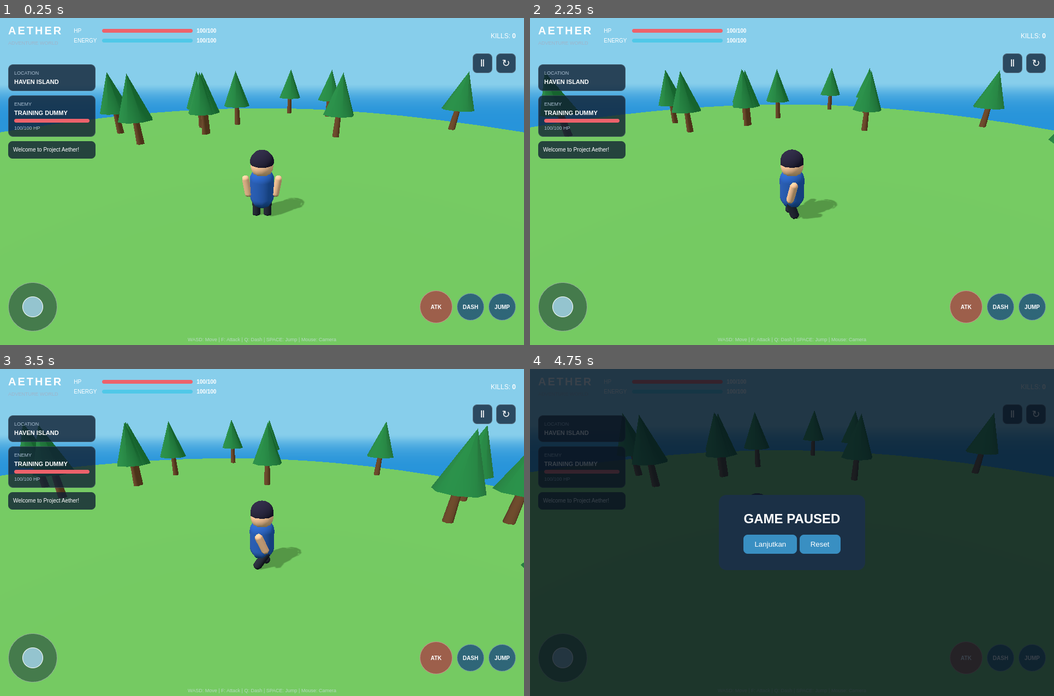
Above: before the commit, frames 1-4 (two rows, left to right).
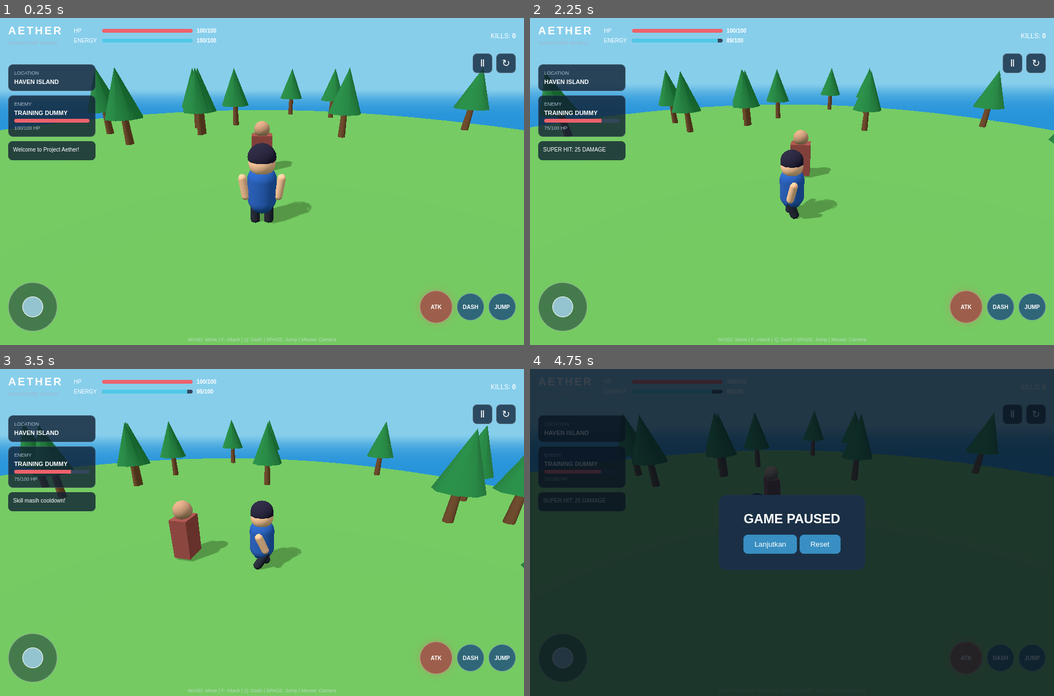
Above: after the commit, the same moments.

Repository: GrahadiM/3d-open_world_games
Game: browser game, page index.html
Same seed, same stepped clock (60 frames per second), same inputs: the game is played once before the commit and once after it.
Inputs (mouse positions are in pixels of both pictures, inside the frame that each line leads up to):
- Up to frame 1 (0.25 s): no input
- Up to frame 2 (2.25 s): hold Right 1.03-1.53 s; move the mouse to (792, 214) at 1.07 s; tap Z at 1.1, 1.6, 2.1 s; hold Down 1.58-1.85 s; move the mouse to (687, 148) at 1.67 s; hold Left from 1.9 s (still down); click "ATK" at 2.02 s
- Up to frame 3 (3.5 s): move the mouse to (366, 483) at 2.27 s; release Left at 2.47 s; hold Up 2.52-2.82 s; tap X at 2.52 s; tap Z at 2.6, 3.1 s; move the mouse to (340, 597) at 2.87 s; hold Right from 2.87 s (still down); move the mouse to (131, 614) at 3.47 s
- Up to frame 4 (4.75 s): tap F at 3.52 s; release Right at 3.53 s; hold Up 3.58-3.82 s; tap Z at 3.6, 4.1, 4.6 s; hold Left 3.87-4.3 s; move the mouse to (792, 467) at 4.07 s; hold Down 4.35-4.68 s; click "↻" at 4.52 s; tap Escape at 4.52 s; move the mouse to (949, 548) at 4.67 s; hold Right from 4.73 s (still down)

The runs differ from the first frame. In frame 1, 5.4% of the frame differs, in the area x 0-100%, y 15-63%; in frame 2, 0.7%; in frame 3, 1.4%; in frame 4, 0.3%.

Commit message:
docs: updated README.md version 1.0.2

Diff:
--- a/src/combat/CombatManager.js
+++ b/src/combat/CombatManager.js
@@ -0,0 +1,141 @@
+
+import * as THREE from "https://cdn.jsdelivr.net/npm/three@0.160.0/build/three.module.js";
+
+export class CombatManager {
+  constructor(player, enemy, hud) {
+    this.player = player;
+    this.enemy = enemy;
+    this.hud = hud;
+
+    this.energy = 100;
+    this.maxEnergy = 100;
+
+    this.cooldowns = {
+      basic: 0.35,
+      super: 2,
+      knockback: 4
+    };
+
+    this.lastUsed = {
+      basic: 0,
+      super: 0,
+      knockback: 0
+    };
+
+    this.damage = {
+      basic: 12,
+      super: 25,
+      knockback: 35
+    };
+
+    this.energyCost = {
+      basic: 0,
+      super: 12,
+      knockback: 20
+    };
+
+    this.kills = 0;
+    this.knockbackVelocity = new THREE.Vector3();
+  }
+
+  useSkill(type) {
+    const now = performance.now() / 1000;
+
+    if (!this.cooldowns[type]) return;
+
+    if (
+      now - this.lastUsed[type] <
+      this.cooldowns[type]
+    ) {
+      this.hud.showMessage("Skill masih cooldown!");
+      return;
+    }
+
+    const cost = this.energyCost[type];
+
+    if (this.energy < cost) {
+      this.hud.showMessage("Energy tidak cukup!");
+      return;
+    }
+
+    this.energy -= cost;
+    this.lastUsed[type] = now;
+
+    this.attack(type);
+
+    this.hud.updateEnergy(
+      this.energy,
+      this.maxEnergy
+    );
+  }
+
+  attack(type) {
+    if (!this.enemy.alive) return;
+
+    const playerPosition = this.player.group.position;
+    const enemyPosition = this.enemy.group.position;
+
+    const distance = playerPosition.distanceTo(
+      enemyPosition
+    );
+
+    const maxRange = type === "basic" ? 3 : 5;
+
+    if (distance > maxRange) {
+      this.hud.showMessage("Musuh terlalu jauh!");
+      return;
+    }
+
+    const damage = this.damage[type];
+
+    const killed = this.enemy.takeDamage(damage);
+
+    if (type === "knockback" && this.enemy.alive) {
+      const direction = new THREE.Vector3()
+        .subVectors(enemyPosition, playerPosition);
+
+      direction.y = 0;
+      direction.normalize();
+
+      this.enemy.group.position.addScaledVector(
+        direction,
+        2.5
+      );
+    }
+
+    this.hud.showMessage(
+      `${type.toUpperCase()} HIT: ${damage} DAMAGE`
+    );
+
+    this.hud.updateEnemy(
+      this.enemy.hp,
+      this.enemy.maxHP,
+      this.enemy.alive
+    );
+
+    if (killed) {
+      this.kills++;
+
+      this.hud.updateKills(this.kills);
+      this.hud.showMessage("ENEMY DEFEATED!");
+    }
+  }
+
+  update(delta) {
+    this.energy = Math.min(
+      this.maxEnergy,
+      this.energy + delta * 5
+    );
+
+    this.hud.updateEnergy(
+      this.energy,
+      this.maxEnergy
+    );
+
+    this.hud.updateEnemy(
+      this.enemy.hp,
+      this.enemy.maxHP,
+      this.enemy.alive
+    );
+  }
+}
--- a/src/entities/TrainingDummy.js
+++ b/src/entities/TrainingDummy.js
@@ -0,0 +1,148 @@
+
+import * as THREE from "https://cdn.jsdelivr.net/npm/three@0.160.0/build/three.module.js";
+
+export class TrainingDummy {
+  constructor(scene, position = new THREE.Vector3(0, 0, -5)) {
+    this.scene = scene;
+
+    this.maxHP = 100;
+    this.hp = this.maxHP;
+
+    this.alive = true;
+    this.speed = 1.8;
+    this.attackRange = 1.8;
+
+    this.lastDamageTime = 0;
+    this.regenAccumulator = 0;
+
+    this.respawnTime = 0;
+    this.respawnAt = 0;
+
+    this.group = new THREE.Group();
+    this.group.position.copy(position);
+
+    const bodyMaterial = new THREE.MeshStandardMaterial({
+      color: 0xa34f48
+    });
+
+    const headMaterial = new THREE.MeshStandardMaterial({
+      color: 0xd5a27f
+    });
+
+    this.body = new THREE.Mesh(
+      new THREE.BoxGeometry(0.9, 1.5, 0.65),
+      bodyMaterial
+    );
+
+    this.body.position.y = 0.85;
+    this.body.castShadow = true;
+
+    this.group.add(this.body);
+
+    this.head = new THREE.Mesh(
+      new THREE.SphereGeometry(0.35, 12, 10),
+      headMaterial
+    );
+
+    this.head.position.y = 1.85;
+    this.head.castShadow = true;
+
+    this.group.add(this.head);
+
+    this.scene.add(this.group);
+
+    this.spawnPosition = position.clone();
+  }
+
+  takeDamage(amount) {
+    if (!this.alive) return false;
+
+    this.hp = Math.max(0, this.hp - amount);
+
+    this.lastDamageTime = performance.now();
+    this.regenAccumulator = 0;
+
+    if (this.hp <= 0) {
+      this.die();
+      return true;
+    }
+
+    return false;
+  }
+
+  die() {
+    if (!this.alive) return;
+
+    this.alive = false;
+
+    this.respawnTime = 3 + Math.random() * 2;
+    this.respawnAt =
+      performance.now() + this.respawnTime * 1000;
+
+    this.group.visible = false;
+  }
+
+  respawn() {
+    this.hp = this.maxHP;
+    this.alive = true;
+
+    this.group.position.copy(this.spawnPosition);
+
+    this.group.visible = true;
+
+    this.lastDamageTime = performance.now();
+    this.regenAccumulator = 0;
+  }
+
+  update(delta, playerPosition) {
+    const now = performance.now();
+
+    // Automatic respawn
+    if (!this.alive) {
+      if (now >= this.respawnAt) {
+        this.respawn();
+      }
+
+      return;
+    }
+
+    // Regeneration after 10 seconds without damage
+    if (
+      this.hp < this.maxHP &&
+      now - this.lastDamageTime >= 10000
+    ) {
+      this.regenAccumulator += delta;
+
+      if (this.regenAccumulator >= 0.5) {
+        this.hp = Math.min(
+          this.maxHP,
+          this.hp + 2
+        );
+
+        this.regenAccumulator = 0;
+      }
+    }
+
+    // Simple enemy movement
+    const direction = new THREE.Vector3()
+      .subVectors(playerPosition, this.group.position);
+
+    direction.y = 0;
+
+    const distance = direction.length();
+
+    if (distance > this.attackRange && distance > 0.01) {
+      direction.normalize();
+
+      this.group.position.addScaledVector(
+        direction,
+        this.speed * delta
+      );
+
+      this.group.rotation.y = Math.atan2(
+        direction.x,
+        direction.z
+      );
+    }
+  }
+}
--- a/src/main.js
+++ b/src/main.js
@@ -1,19 +1,27 @@
+
 import * as THREE from "https://cdn.jsdelivr.net/npm/three@0.160.0/build/three.module.js";
 
 import { SceneManager } from "./engine/SceneManager.js";
 import { GameRenderer } from "./engine/Renderer.js";
+
 import { Player } from "./character/Player.js";
 import { CharacterController } from "./character/CharacterController.js";
 import { ThirdPersonCamera } from "./camera/ThirdPersonCamera.js";
 
-// Scene dan renderer
+import { TrainingDummy } from "./entities/TrainingDummy.js";
+import { CombatManager } from "./combat/CombatManager.js";
+import { HUD } from "./ui/HUD.js";
+
+// =====================================
+// INITIALIZATION
+// =====================================
+
 const sceneManager = new SceneManager();
 const scene = sceneManager.scene;
 
 const canvas = document.getElementById("game-canvas");
 const gameRenderer = new GameRenderer(canvas);
 
-// Kamera
 const camera = new THREE.PerspectiveCamera(
   65,
   window.innerWidth / window.innerHeight,
@@ -21,12 +29,12 @@
   300
 );
 
-camera.position.set(0, 5, 8);
-
-// Pemain
+// =====================================
+// PLAYER
+// =====================================
+
 const player = new Player(scene);
 
-// Kontrol pemain
 const controller = new CharacterController(
   player,
   camera,
@@ -34,23 +42,84 @@
   document.getElementById("joystick-stick")
 );
 
-// Kamera third-person
-const followCamera = new ThirdPersonCamera(camera, player);
-
-// Pengaturan pause
+// =====================================
+// CAMERA
+// =====================================
+
+const followCamera = new ThirdPersonCamera(
+  camera,
+  player
+);
+
+// =====================================
+// ENEMY
+// =====================================
+
+const enemy = new TrainingDummy(
+  scene,
+  new THREE.Vector3(0, 0, -5)
+);
+
+// =====================================
+// HUD
+// =====================================
+
+const hud = new HUD();
+
+hud.updatePlayerHP(100, 100);
+hud.updateEnergy(100, 100);
+hud.updateEnemy(100, 100, true);
+hud.updateKills(0);
+
+// =====================================
+// COMBAT
+// =====================================
+
+const combat = new CombatManager(
+  player,
+  enemy,
+  hud
+);
+
+// Keyboard controls
+window.addEventListener("keydown", (event) => {
+  if (event.repeat) return;
+
+  switch (event.code) {
+    case "KeyF":
+      combat.useSkill("basic");
+      break;
+
+    case "KeyZ":
+      combat.useSkill("super");
+      break;
+
+    case "KeyX":
+      combat.useSkill("knockback");
+      break;
+  }
+});
+
+// Mobile attack
+document
+  .getElementById("attack-button")
+  ?.addEventListener("click", () => {
+    combat.useSkill("basic");
+  });
+
+// =====================================
+// PAUSE SYSTEM
+// =====================================
+
 let paused = false;
 
 const pauseButton = document.getElementById("pause-button");
+const resumeButton = document.getElementById("resume-button");
 const pauseScreen = document.getElementById("pause-screen");
-const resumeButton = document.getElementById("resume-button");
-const resetButton = document.getElementById("reset-button");
 
 function togglePause(value) {
   paused = value;
-
-  if (pauseScreen) {
-    pauseScreen.classList.toggle("hidden", !paused);
-  }
+  pauseScreen?.classList.toggle("hidden", !paused);
 }
 
 pauseButton?.addEventListener("click", () => {
@@ -61,28 +130,71 @@
   togglePause(false);
 });
 
-resetButton?.addEventListener("click", () => {
-  player.group.position.set(0, 0, 0);
-  player.group.rotation.set(0, 0, 0);
-  controller.verticalVelocity = 0;
-  controller.grounded = true;
-  togglePause(false);
-});
-
-window.addEventListener("keydown", (e) => {
-  if (e.code === "Escape") {
+window.addEventListener("keydown", (event) => {
+  if (event.code === "Escape") {
     togglePause(!paused);
   }
 });
 
-// Resize layar
+// Reset
+document.getElementById("reset-button")
+  ?.addEventListener("click", () => {
+    player.group.position.set(0, 0, 0);
+    player.group.rotation.set(0, 0, 0);
+
+    controller.verticalVelocity = 0;
+    controller.grounded = true;
+
+    if (!enemy.alive) {
+      enemy.respawn();
+    } else {
+      enemy.hp = enemy.maxHP;
+      enemy.group.position.copy(enemy.spawnPosition);
+    }
+
+    combat.energy = combat.maxEnergy;
+    combat.kills = 0;
+
+    hud.updateKills(0);
+    hud.updateEnergy(100, 100);
+    hud.updateEnemy(100, 100, true);
+
+    togglePause(false);
+  });
+
+// =====================================
+// DASH SYSTEM
+// =====================================
+
+document.getElementById("dash-button")
+  ?.addEventListener("click", () => {
+
+    const forward = new THREE.Vector3(0, 0, -1);
+
+    forward.applyQuaternion(player.group.quaternion);
+
+    player.group.position.addScaledVector(
+      forward,
+      2.5
+    );
+
+  });
+
+// =====================================
+// RESIZE
+// =====================================
+
 window.addEventListener("resize", () => {
   camera.aspect = window.innerWidth / window.innerHeight;
   camera.updateProjectionMatrix();
+
   gameRenderer.resize();
 });
 
-// Game loop
+// =====================================
+// GAME LOOP
+// =====================================
+
 const clock = new THREE.Clock();
 
 function animate() {
@@ -91,8 +203,22 @@
   const delta = Math.min(clock.getDelta(), 0.05);
 
   if (!paused) {
+
+    // Player movement
     controller.update(delta);
+
+    // Camera follow
     followCamera.update(delta);
+
+    // Enemy AI and regeneration
+    enemy.update(
+      delta,
+      player.group.position
+    );
+
+    // Combat energy and HUD
+    combat.update(delta);
+
   }
 
   gameRenderer.render(scene, camera);
--- a/src/style.css
+++ b/src/style.css
@@ -367,3 +367,24 @@
     }
 
 }
+
+/* Combat interaction */
+.action-buttons button {
+    cursor: pointer;
+    user-select: none;
+    -webkit-user-select: none;
+    touch-action: manipulation;
+}
+
+.action-buttons button:active {
+    transform: scale(0.92);
+    filter: brightness(1.3);
+}
+
+#attack-button {
+    box-shadow: 0 0 15px #e65d5d55;
+}
+
+#game-message {
+    min-height: 35px;
+}
--- a/src/ui/HUD.js
+++ b/src/ui/HUD.js
@@ -0,0 +1,51 @@
+
+export class HUD {
+  constructor() {
+    this.hpBar = document.getElementById("player-hp");
+    this.hpText = document.getElementById("player-hp-text");
+
+    this.energyBar = document.getElementById("player-energy");
+    this.energyText = document.getElementById("player-energy-text");
+
+    this.enemyBar = document.getElementById("enemy-hp");
+    this.enemyText = document.getElementById("enemy-hp-text");
+    this.enemyStatus = document.getElementById("enemy-status");
+
+    this.killCounter = document.getElementById("kill-count");
+    this.message = document.getElementById("game-message");
+  }
+
+  updatePlayerHP(hp, maxHP) {
+    const percentage = (hp / maxHP) * 100;
+
+    this.hpBar.style.width = `${percentage}%`;
+    this.hpText.textContent = `${Math.ceil(hp)}/${maxHP}`;
+  }
+
+  updateEnergy(energy, maxEnergy) {
+    const percentage = (energy / maxEnergy) * 100;
+
+    this.energyBar.style.width = `${percentage}%`;
+    this.energyText.textContent =
+      `${Math.ceil(energy)}/${maxEnergy}`;
+  }
+
+  updateEnemy(hp, maxHP, alive) {
+    const percentage = (hp / maxHP) * 100;
+
+    this.enemyBar.style.width = `${percentage}%`;
+    this.enemyText.textContent =
+      `${Math.ceil(hp)}/${maxHP} HP`;
+
+    this.enemyStatus.textContent =
+      alive ? "TRAINING DUMMY" : "RESPAWNING";
+  }
+
+  updateKills(kills) {
+    this.killCounter.textContent = kills;
+  }
+
+  showMessage(message) {
+    this.message.textContent = message;
+  }
+}
